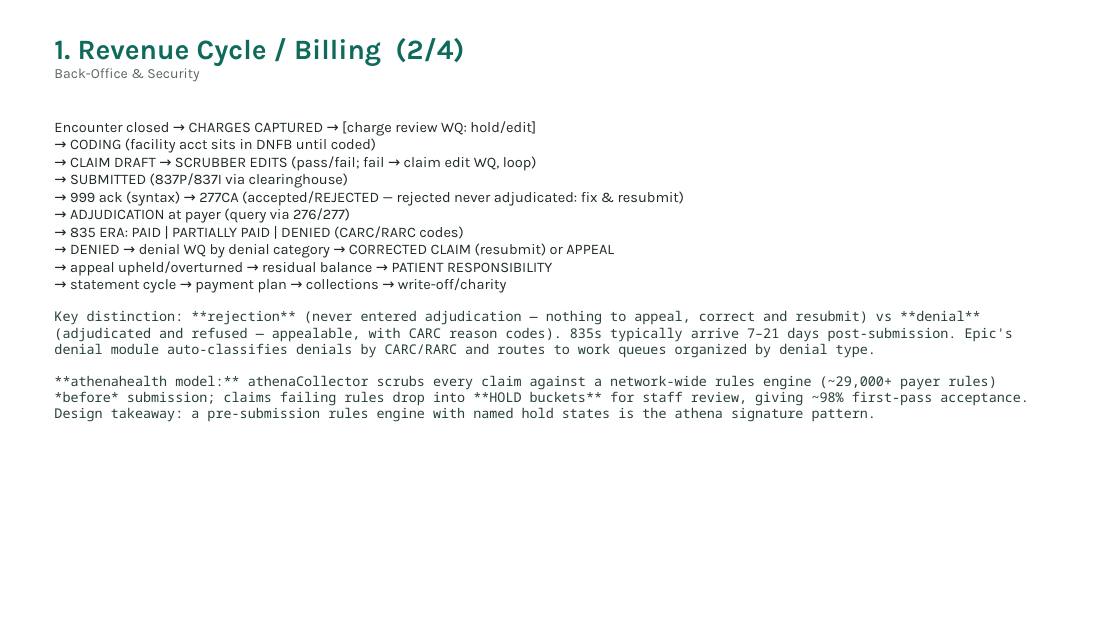
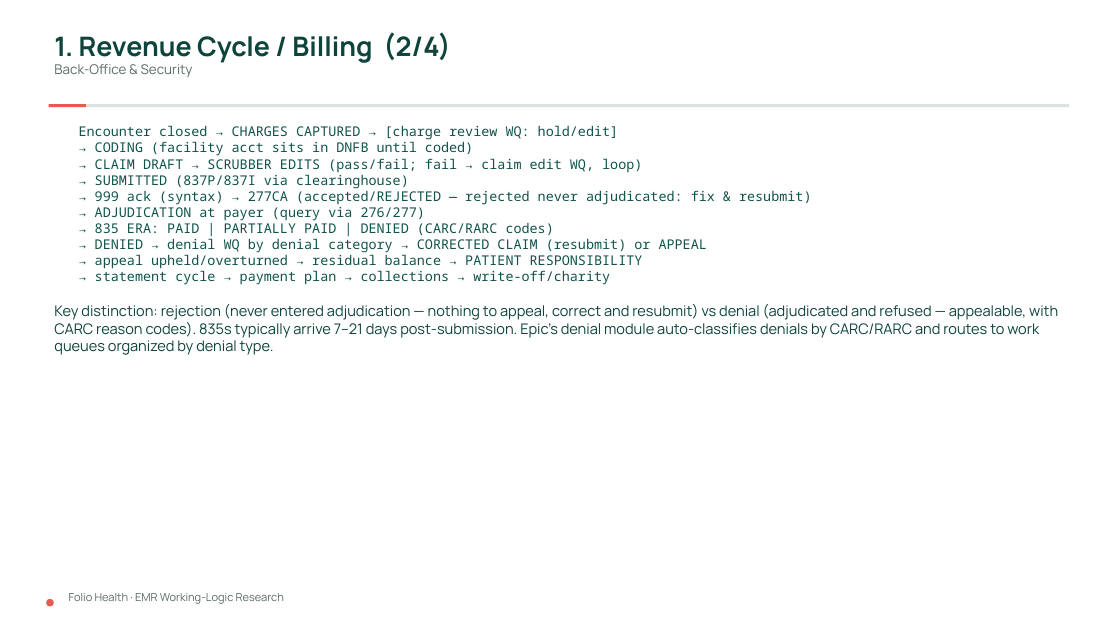
Before and after one commit to Folio-Health/Folio-Health-prototype, a slide deck: slide 40 of folio-health/docs/research/EMR-Working-Logic-Research.pptx (slide 38 before the commit). Drawn at 1120x630 pixels with LibreOffice and Linux fonts; fonts in the diff are those of the drawing. Boxes give left, top, right and bottom in pixels: in the first picture for what was removed or moved away, otherwise in the second. Text is boxed around its words. In the diff, an @@ line names an element or a change of style, - is before the commit and + after.

```diff
--- a/folio-health/docs/research/EMR-Working-Logic-Research.pptx
+++ b/folio-health/docs/research/EMR-Working-Logic-Research.pptx
@@ text "1. Revenue Cycle / Billing ..." at box(54, 32, 450, 77): size 24 to 23 pt, text colour #0E6B5C to #0E443B in "1. Revenue Cycle / Billing (2/4)"; font Karla to Manrope; size 12 to 11.5 pt, text colour #5A6663 to #5C6D69 in "Back-Office & Security" @@
@@ rectangle added at box(49, 104, 87, 108), fill #E65A4F @@
@@ rectangle added at box(87, 104, 1070, 108), fill #DCE3E1 @@
@@ text at box(79, 125, 811, 285): size 12.5 to 11.5 pt, font Karla to Noto Sans Mono, text colour #1F2A28 to #11534A in "Encounter closed → CHARGES CAPTURED → [charge ...", "→ CODING (facility acct sits in DNFB ...", "→ CLAIM DRAFT → SCRUBBER EDITS (pass/fail; ...", "→ SUBMITTED (837P/837I via clearinghouse)" and 6 more places @@
@@ text at box(54, 304, 1058, 355): text changed; size 11.5 to 12.5 pt; font Noto Sans Mono to Manrope; text colour #27403B to #0E443B @@
-Key distinction: **rejection** (never entered adjudication — nothing to appeal, correct and resubmit) vs **denial** (adjudicated and refused — appealable, with CARC reason codes). 835s typically arrive 7–21 days post-submission. Epic's denial module auto-classifies denials by CARC/RARC and routes to work queues organized by denial type.
-**athenahealth model:** athenaCollector scrubs every claim against a network-wide rules engine (~29,000+ payer rules) *before* submission; claims failing rules drop into **HOLD buckets** for staff review, giving ~98% first-pass acceptance. Design takeaway: a pre-submission rules engine with named hold states is the athena signature pattern.
+Key distinction: rejection (never entered adjudication — nothing to appeal, correct and resubmit) vs denial (adjudicated and refused — appealable, with CARC reason codes). 835s typically arrive 7–21 days post-submission. Epic's denial module auto-classifies denials by CARC/RARC and routes to work queues organized by denial type.
@@ ellipse added at box(46, 599, 54, 607), fill #E65A4F @@
@@ text added at box(69, 593, 284, 604), 9.5 pt, text #5C6D69 @@
+Folio Health · EMR Working-Logic Research
```
Also in this commit, not shown: 53 other slides changed, 3 slides added, 2 other files.
